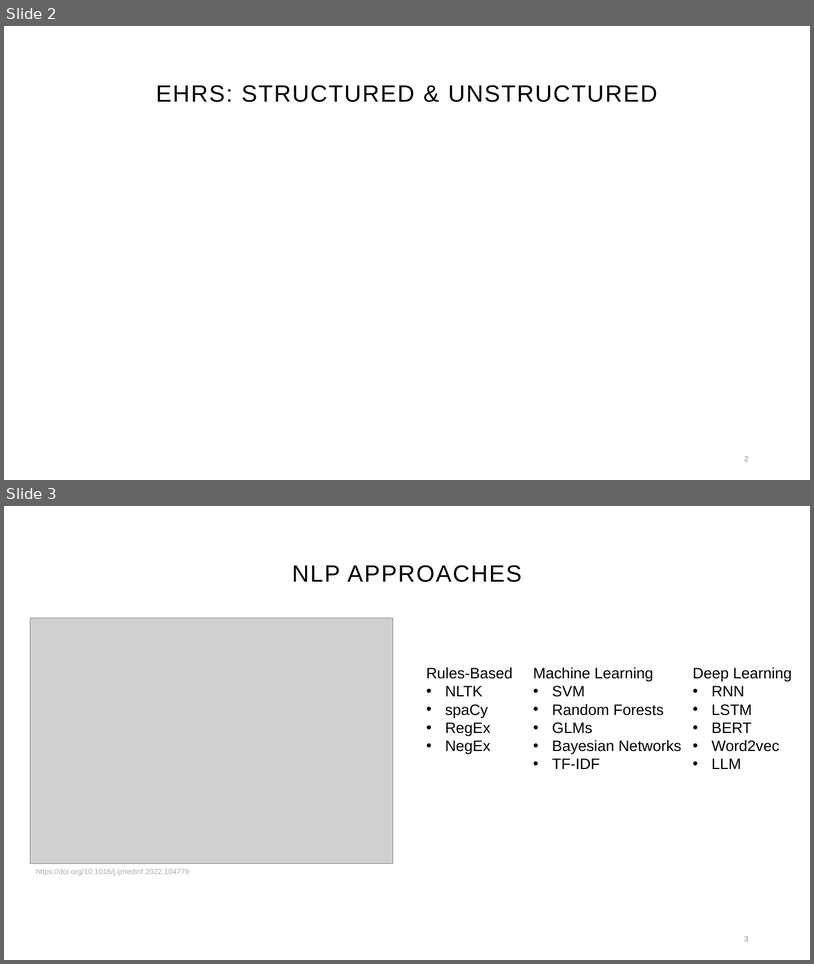
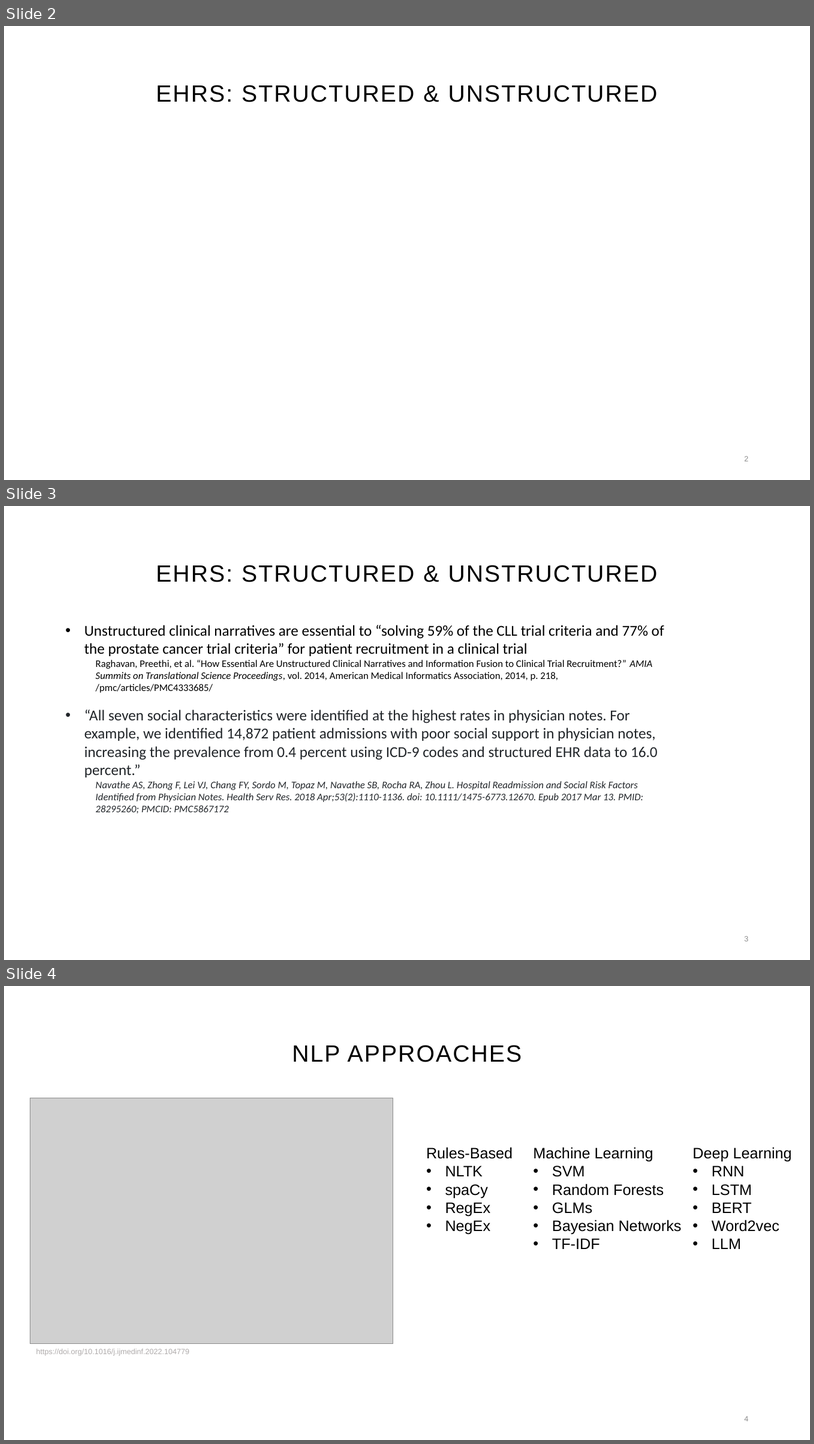
Before and after one commit to KoltonHauck/Cotiviti-technology-solutions-analyst-prompt-5-2023, a slide deck: Cotiviti Internship POC.pptx. Shown one above the other, each under a label of ours: slides 2 and 3 before the commit, slides 2, 3 and 4 after it. The pictures are 814x964 and 814x1444 pixels, drawn with LibreOffice and Linux fonts; fonts in the diff are those of the drawing; grey boxes stand for pictures. Boxes give left, top, right and bottom in pixels: in the first picture for what was removed or moved away, otherwise in the second. Text is boxed around its words. In the diff, an @@ line names an element or a change of style, - is before the commit and + after.

```diff
--- a/Cotiviti Internship POC.pptx
+++ b/Cotiviti Internship POC.pptx
@@ slide 3 added at box(4, 506, 810, 960), background #FFFFFF @@
@@ title added at box(156, 565, 658, 582), 28 pt, text #000000 @@
+EHRS: STRUCTURED & UNSTRUCTURED
@@ text added at box(84, 625, 665, 813), 12 pt, text #212529 @@
+• Unstructured clinical narratives are essential to “solving 59% of the CLL trial criteria and 77% of the prostate cancer trial criteria” for patient recruitment in a clinical trial
+  Raghavan, Preethi, et al. “How Essential Are Unstructured Clinical Narratives and Information Fusion to Clinical Trial Recruitment?” AMIA Summits on Translational Science Proceedings, vol. 2014, American Medical Informatics Association, 2014, p. 218, /pmc/articles/PMC4333685/
+• “All seven social characteristics were identified at the highest rates in physician notes. For example, we identified 14,872 patient admissions with poor social support in physician notes, increasing the prevalence from 0.4 percent using ICD-9 codes and structured EHR data to 16.0 percent.”
+  Navathe AS, Zhong F, Lei VJ, Chang FY, Sordo M, Topaz M, Navathe SB, Rocha RA, Zhou L. Hospital Readmission and Social Risk Factors Identified from Physician Notes. Health Serv Res. 2018 Apr;53(2):1110-1136. doi: 10.1111/1475-6773.12670. Epub 2017 Mar 13. PMID: 28295260; PMCID: PMC5867172
@@ page number added at box(744, 936, 749, 941), 9 pt, text #8C8C8C @@
+3
@@ what was slide 3 is now slide 4 @@
@@ page number at box(744, 1416, 749, 1421): text changed @@
-3
+4
```
Also in this commit, not shown: 2 slides changed, 1 other slide added, 2 other files.
